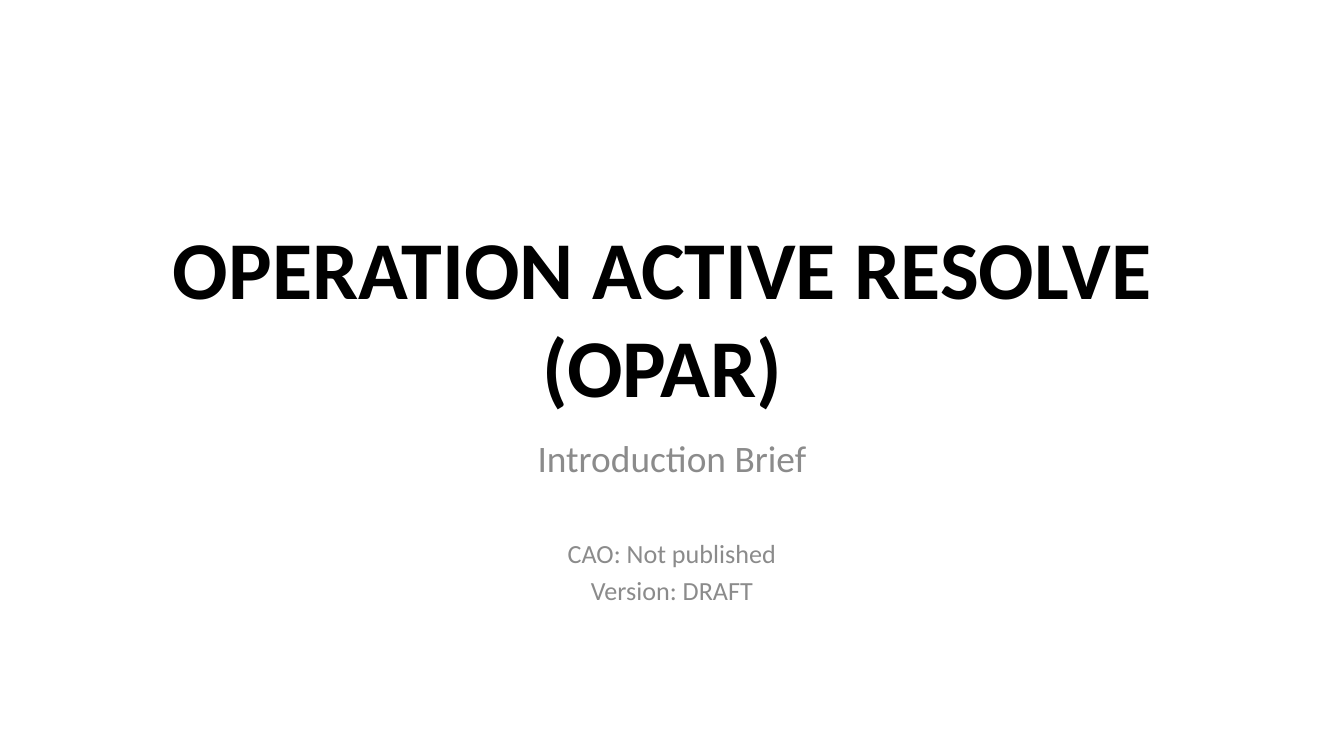
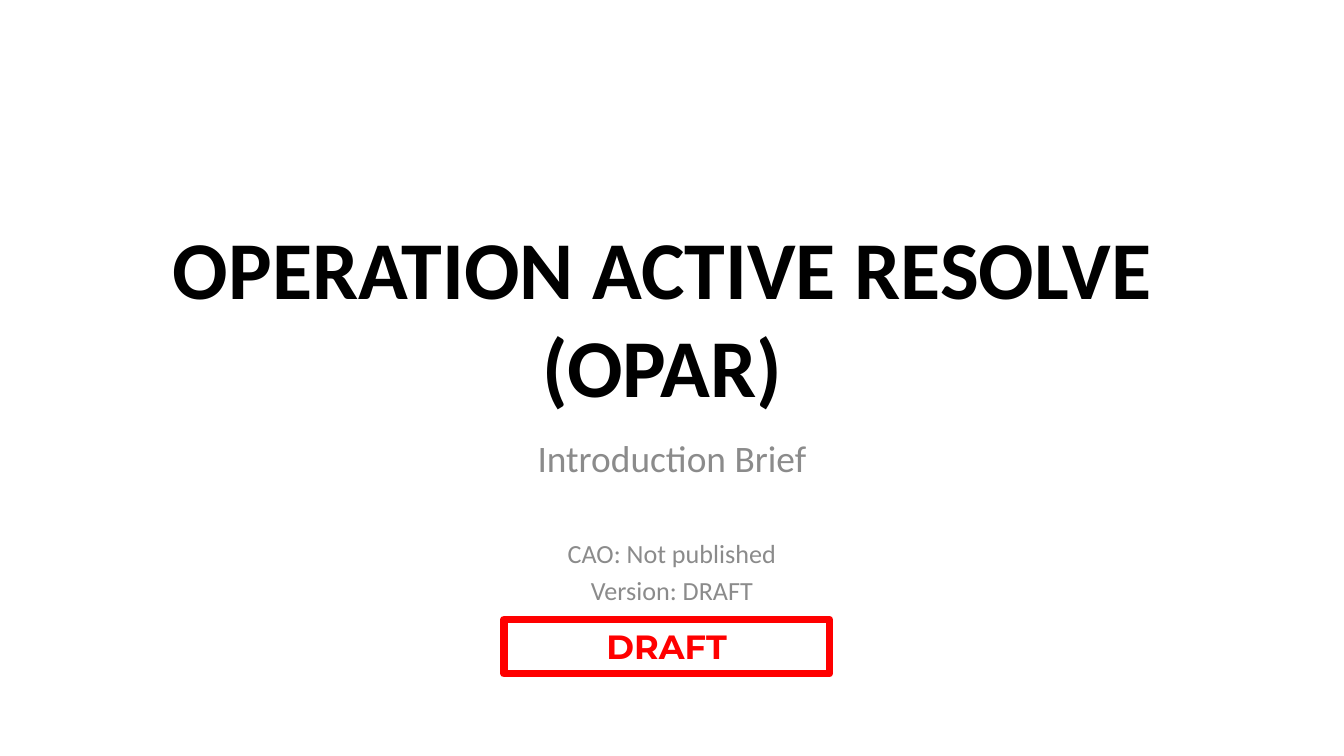
Before and after one commit to 132nd-vWing/OPAR-Brief, a slide deck: slide 1 of UNDER DEVELOPMENT/132nd OP ACTIVE RESOLVE Introduction Brief.pptx. Drawn at 1344x756 pixels with LibreOffice and Linux fonts; fonts in the diff are those of the drawing; background and template pictures are left out. Boxes give left, top, right and bottom in pixels: in the first picture for what was removed or moved away, otherwise in the second. Text is boxed around its words. In the diff, an @@ line names an element or a change of style, - is before the commit and + after.

```diff
--- a/UNDER DEVELOPMENT/132nd OP ACTIVE RESOLVE Introduction Brief.pptx
+++ b/UNDER DEVELOPMENT/132nd OP ACTIVE RESOLVE Introduction Brief.pptx
@@ rectangle added at (504,620,829,673), outline #FF0000 4 pt, 18 pt, text #FF0000, bold @@
+DRAFT
```
Also in this commit, not shown: 17 other slides changed, 1 slide added, 3 slides removed, 4 other files.
